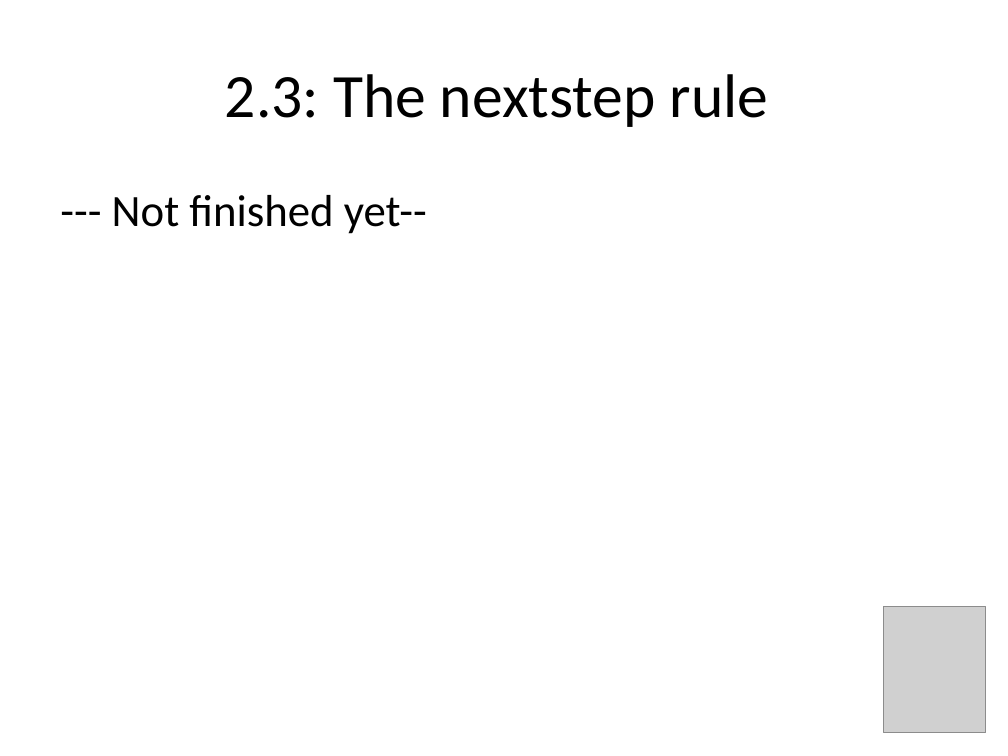
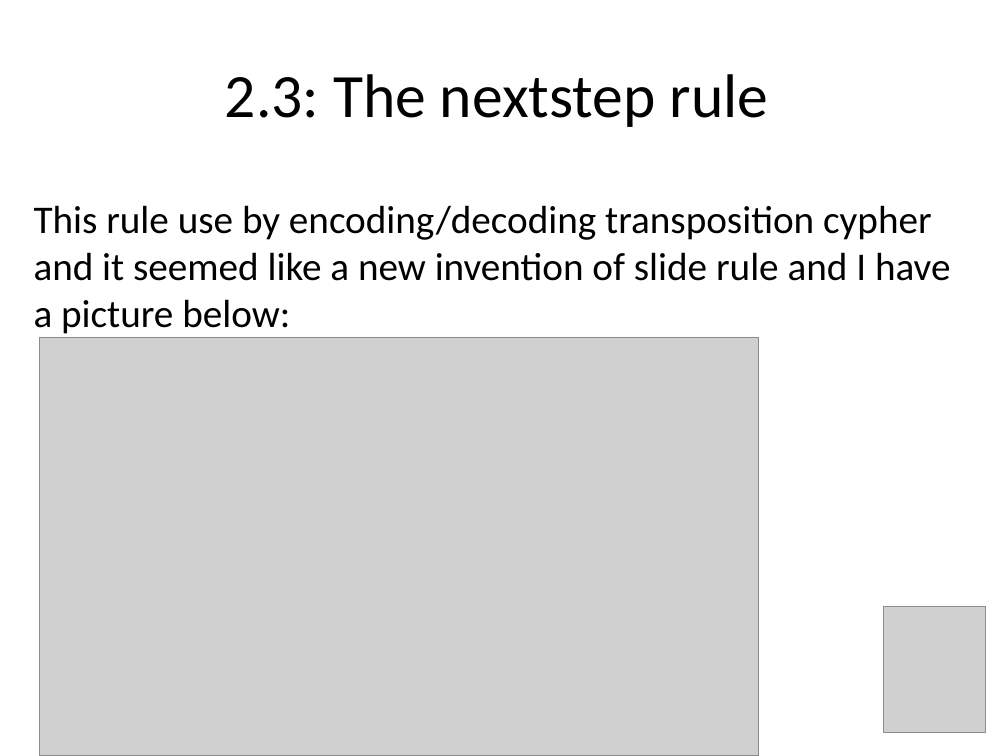
Before and after one commit to mo-mosverkstad/my_ideas, a slide deck: slide 11 of battery_free_computer/The_battery_free_computer.pptx (slide 12 before the commit). Drawn at 1008x756 pixels with LibreOffice and Linux fonts; fonts in the diff are those of the drawing; grey boxes stand for pictures. Boxes give left, top, right and bottom in pixels: in the first picture for what was removed or moved away, otherwise in the second. Text is boxed around its words. In the diff, an @@ line names an element or a change of style, - is before the commit and + after.

```diff
--- a/battery_free_computer/The_battery_free_computer.pptx
+++ b/battery_free_computer/The_battery_free_computer.pptx
@@ text added at (34,205,950,334), 28 pt, text #000000 @@
+This rule use by encoding/decoding transposition cypher and it seemed like a new invention of slide rule and I have a picture below:
@@ text removed at (112,195,427,234) @@
---- Not finished yet--
@@ picture added at (39,337,759,756) @@
```
Also in this commit, not shown: 7 other slides changed, 3 slides added, 4 slides removed.
